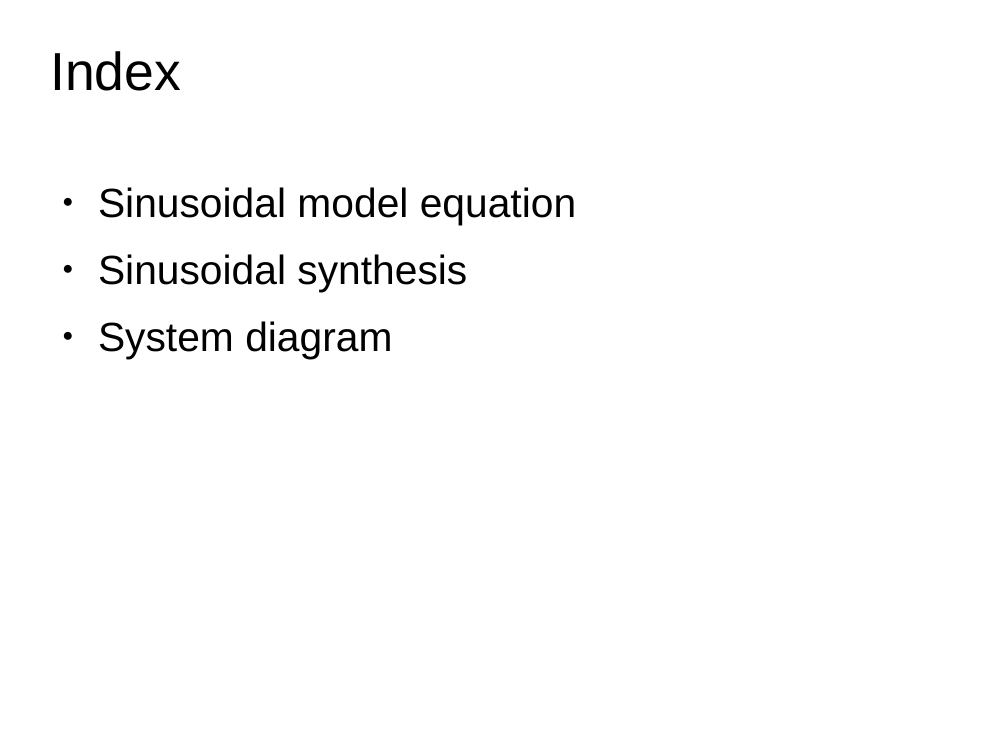
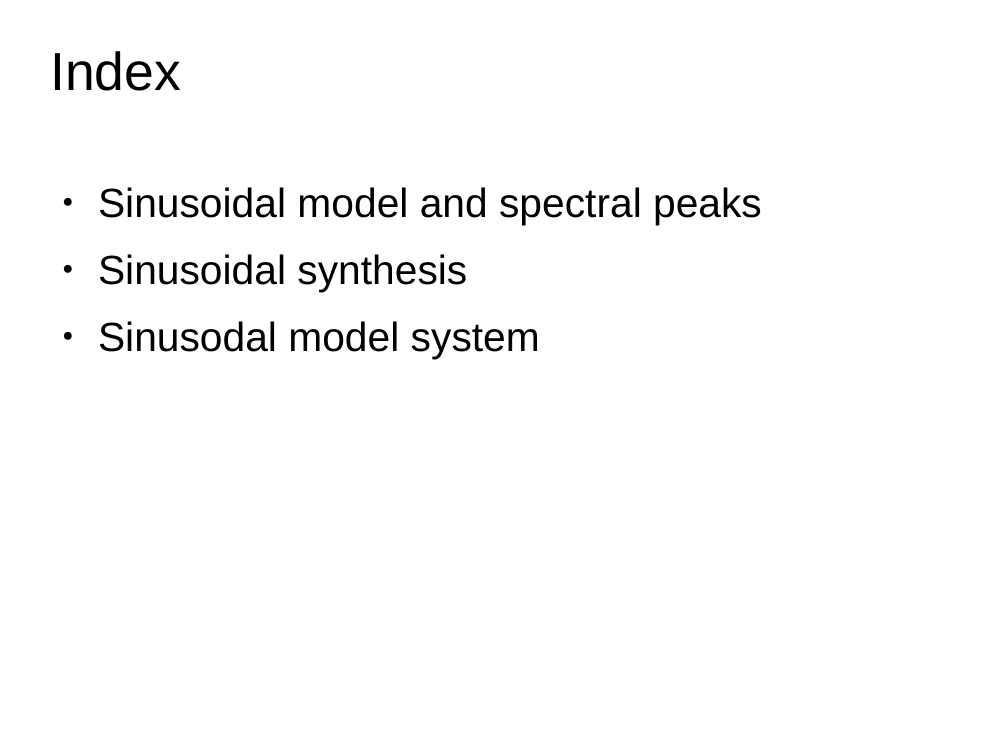
Before and after one commit to MTG/sms-tools, a slide deck: slide 2 of lectures/5-Sinusoidal-model/Sinusoidal-Model-2.odp. Drawn at 1008x756 pixels with LibreOffice and Linux fonts; fonts in the diff are those of the drawing. Boxes give left, top, right and bottom in pixels: in the first picture for what was removed or moved away, otherwise in the second. Text is boxed around its words. In the diff, an @@ line names an element or a change of style, - is before the commit and + after.

```diff
--- a/lectures/5-Sinusoidal-model/Sinusoidal-Model-2.odp
+++ b/lectures/5-Sinusoidal-model/Sinusoidal-Model-2.odp
@@ text at bbox=[98, 187, 762, 225]: text changed @@
-● Sinusoidal model equation
+● Sinusoidal model and spectral peaks
@@ text at bbox=[98, 321, 540, 358]: text changed @@
-● System diagram
+● Sinusodal model system
```
Also in this commit, not shown: 5 other slides changed, 1 slide added, 3 slides removed, 27 other files.
